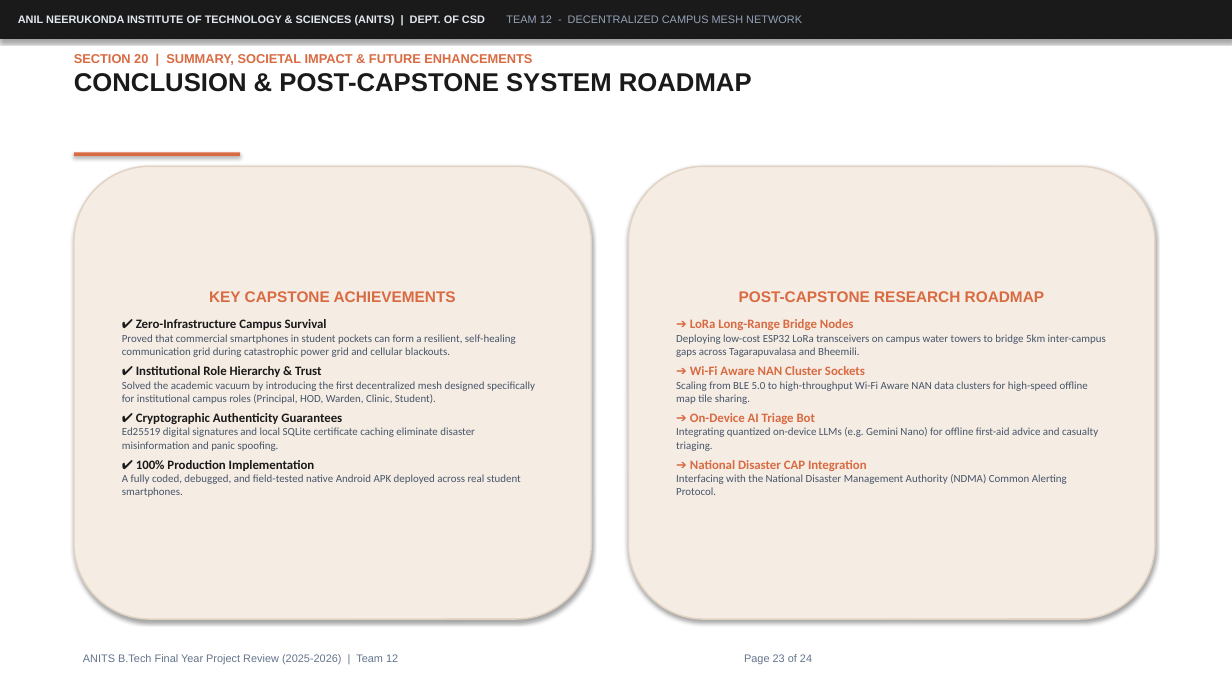
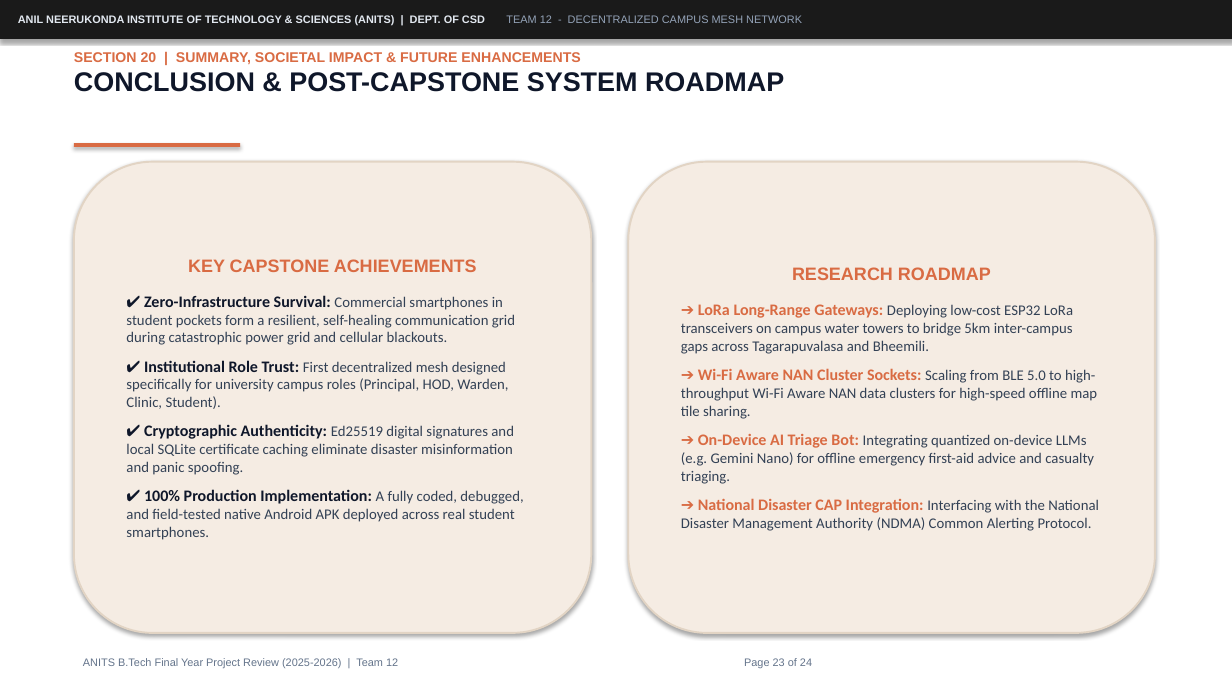
Before and after one commit to 047harry/anits-campus-mesh, a slide deck: slide 23 of ppts/final-2.pptx. Drawn at 1232x693 pixels with LibreOffice and Linux fonts; fonts in the diff are those of the drawing. Boxes give left, top, right and bottom in pixels: in the first picture for what was removed or moved away, otherwise in the second. Text is boxed around its words. In the diff, an @@ line names an element or a change of style, - is before the commit and + after.

Commit message:
docs(ppt): optimize final-2.pptx for readability with 12-14pt bold text, concise bullets, and enlarged UML figures

```diff
--- a/ppts/final-2.pptx
+++ b/ppts/final-2.pptx
@@ text "SECTION 20 | SUMMARY, SOCIETAL ..." at [74, 52, 784, 92]: size 10 to 11 pt in "SECTION 20 | SUMMARY, SOCIETAL IMPACT & ..."; size 20 to 21 pt, text colour #1A1A1A to #0F172A in "CONCLUSION & POST-CAPSTONE SYSTEM ROADMAP" @@
@@ rectangle: place and size @@
-rectangle at [74, 152, 240, 156]
+rectangle at [74, 143, 240, 147]
@@ rounded rectangle "KEY CAPSTONE ACHIEVEMENTS" at [74, 162, 592, 633]: outline #E2D4C4 1.2 pt to #E2D4C4 1.5 pt @@
@@ rounded rectangle "KEY CAPSTONE ACHIEVEMENTS": place and size @@
-rounded rectangle "KEY CAPSTONE ACHIEVEMENTS" at [74, 166, 592, 619]
+rounded rectangle "KEY CAPSTONE ACHIEVEMENTS" at [74, 162, 592, 633]
@@ rounded rectangle "RESEARCH ROADMAP": place and size @@
-rounded rectangle "RESEARCH ROADMAP" at [628, 166, 1155, 619]
+rounded rectangle "RESEARCH ROADMAP" at [628, 162, 1155, 633]
@@ rounded rectangle "RESEARCH ROADMAP" at [628, 162, 1155, 633]: outline #E2D4C4 1.2 pt to #E2D4C4 1.5 pt @@
@@ text in rounded rectangle at [188, 259, 477, 272]: size 12 to 14 pt in "KEY CAPSTONE ACHIEVEMENTS"; more space between paragraphs @@
@@ text in rounded rectangle at [681, 267, 1099, 531]: text changed; size 8.5 to 11.5 pt; text colour #475569 to #334155 @@
-POST-CAPSTONE RESEARCH ROADMAP
-➔ LoRa Long-Range Bridge Nodes
-Deploying low-cost ESP32 LoRa transceivers on campus water towers to bridge 5km inter-campus gaps across Tagarapuvalasa and Bheemili.
-➔ Wi-Fi Aware NAN Cluster Sockets
-Scaling from BLE 5.0 to high-throughput Wi-Fi Aware NAN data clusters for high-speed offline map tile sharing.
-➔ On-Device AI Triage Bot
-Integrating quantized on-device LLMs (e.g. Gemini Nano) for offline first-aid advice and casualty triaging.
-➔ National Disaster CAP Integration
-Interfacing with the National Disaster Management Authority (NDMA) Common Alerting Protocol.
+RESEARCH ROADMAP
+➔ LoRa Long-Range Gateways: Deploying low-cost ESP32 LoRa transceivers on campus water towers to bridge 5km inter-campus gaps across Tagarapuvalasa and Bheemili.
+➔ Wi-Fi Aware NAN Cluster Sockets: Scaling from BLE 5.0 to high-throughput Wi-Fi Aware NAN data clusters for high-speed offline map tile sharing.
+➔ On-Device AI Triage Bot: Integrating quantized on-device LLMs (e.g. Gemini Nano) for offline emergency first-aid advice and casualty triaging.
+➔ National Disaster CAP Integration: Interfacing with the National Disaster Management Authority (NDMA) Common Alerting Protocol.
@@ text in rounded rectangle at [126, 295, 523, 540]: text changed; size 8.5 to 11.5 pt; text colour #475569 to #334155 @@
-✔ Zero-Infrastructure Campus Survival
-Proved that commercial smartphones in student pockets can form a resilient, self-healing communication grid during catastrophic power grid and cellular blackouts.
-✔ Institutional Role Hierarchy & Trust
-Solved the academic vacuum by introducing the first decentralized mesh designed specifically for institutional campus roles (Principal, HOD, Warden, Clinic, Student).
-✔ Cryptographic Authenticity Guarantees
-Ed25519 digital signatures and local SQLite certificate caching eliminate disaster misinformation and panic spoofing.
-✔ 100% Production Implementation
-A fully coded, debugged, and field-tested native Android APK deployed across real student smartphones.
+✔ Zero-Infrastructure Survival: Commercial smartphones in student pockets form a resilient, self-healing communication grid during catastrophic power grid and cellular blackouts.
+✔ Institutional Role Trust: First decentralized mesh designed specifically for university campus roles (Principal, HOD, Warden, Clinic, Student).
+✔ Cryptographic Authenticity: Ed25519 digital signatures and local SQLite certificate caching eliminate disaster misinformation and panic spoofing.
+✔ 100% Production Implementation: A fully coded, debugged, and field-tested native Android APK deployed across real student smartphones.
@@ text "ANITS B.Tech Final Year Project ...": place and size @@
-text "ANITS B.Tech Final Year Project ..." at [83, 654, 812, 664]
+text "ANITS B.Tech Final Year Project ..." at [83, 658, 812, 668]
```
Also in this commit, not shown: 10 other slides changed, 5 other files.
